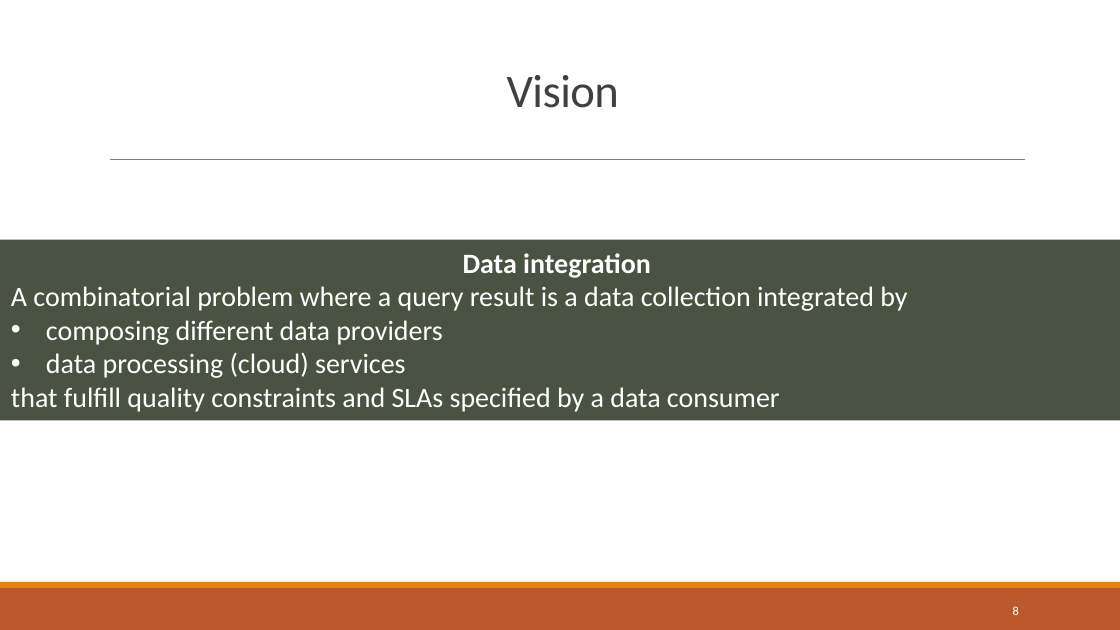
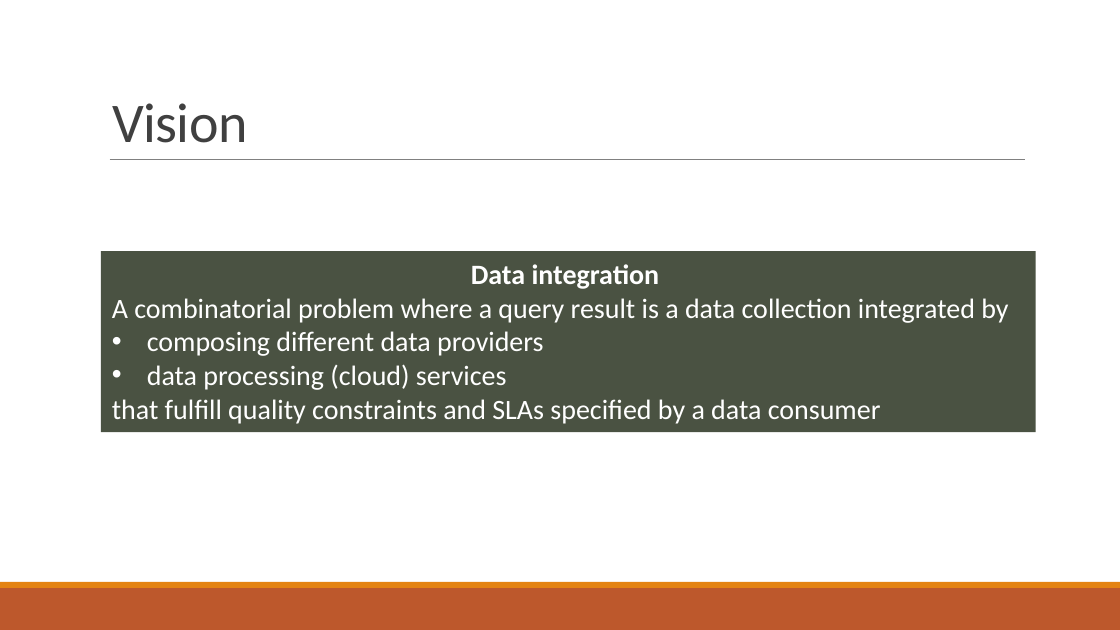
Before and after one commit to danielboni/DanielCarvalho-PhD, a slide deck: slide 8 of Presentations/ADBIS 2016/Presentation_ADBIS 2016.pptx. Drawn at 1120x630 pixels with LibreOffice and Linux fonts; fonts in the diff are those of the drawing. Boxes give left, top, right and bottom in pixels: in the first picture for what was removed or moved away, otherwise in the second. Text is boxed around its words. In the diff, an @@ line names an element or a change of style, - is before the commit and + after.

```diff
--- a/Presentations/ADBIS 2016/Presentation_ADBIS 2016.pptx
+++ b/Presentations/ADBIS 2016/Presentation_ADBIS 2016.pptx
@@ title "Vision" at [112,103,247,143]: size 30 to 36 pt; alignment centre to left; vertical alignment middle to bottom @@
@@ rectangle "Data integration": place and size @@
-rectangle "Data integration" at [0,240,1120,421]
+rectangle "Data integration" at [101,251,1036,432]
@@ page number removed at [1013,606,1019,615] @@
-8
```
Also in this commit, not shown: 18 other slides changed, 3 slides added, 2 slides removed.
